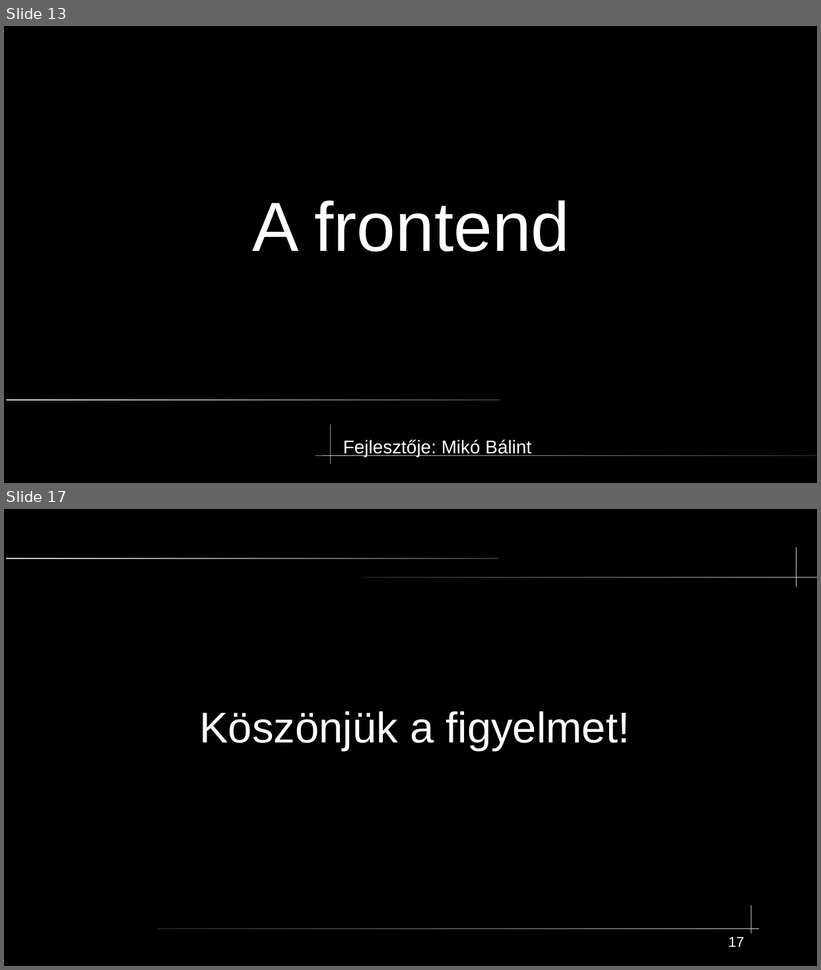
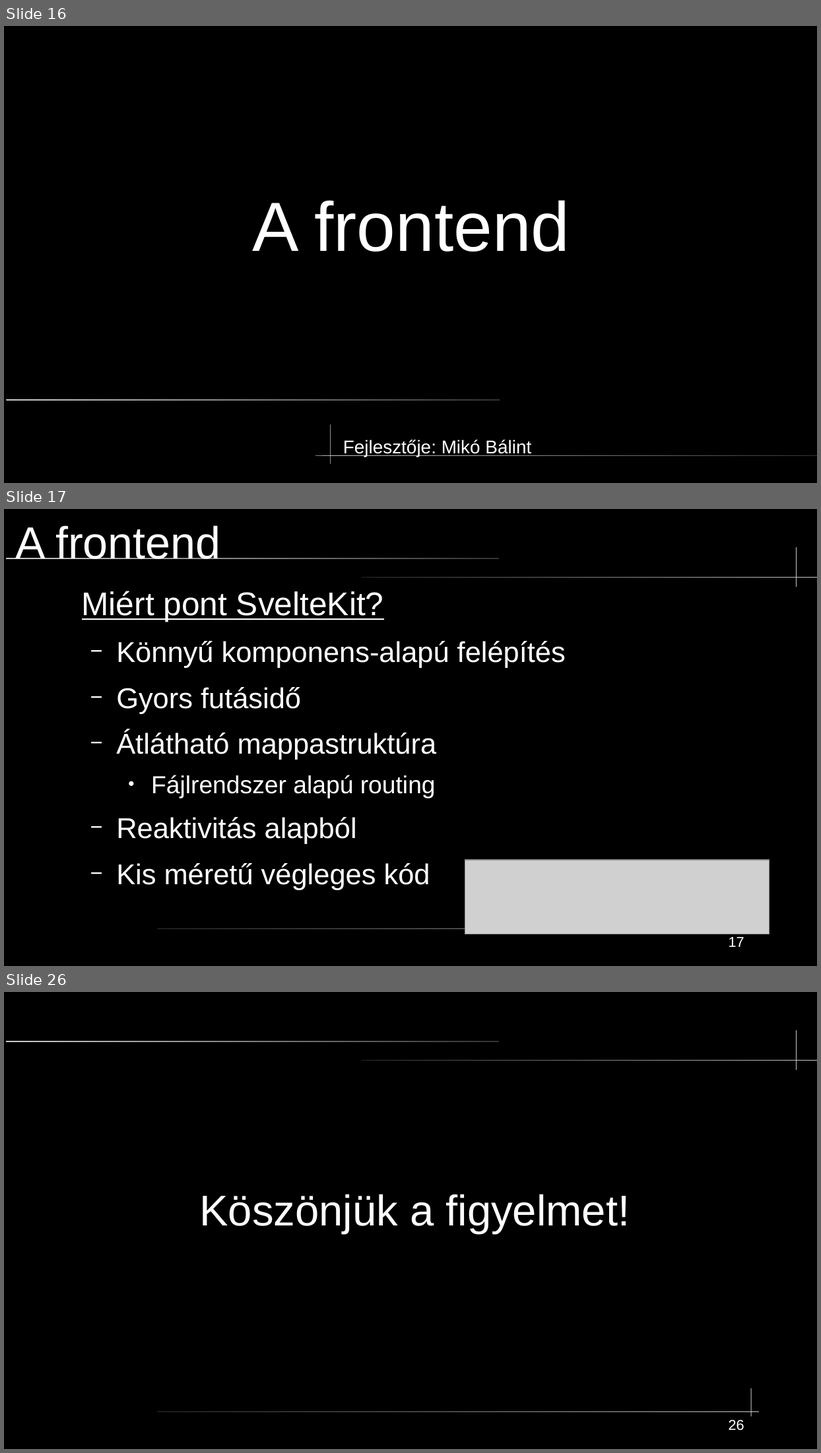
Before and after one commit to mikobalint-szbi/PawnHub, a slide deck: [Developer]/PPT/technikai prezentáció.odp. Shown one above the other, each under a label of ours: slides 13 and 17 before the commit, slides 16, 17 and 26 after it; the slides between them are not shown. The pictures are 821x970 and 821x1453 pixels, drawn with LibreOffice and Linux fonts; fonts in the diff are those of the drawing; grey boxes stand for pictures. Boxes give left, top, right and bottom in pixels: in the first picture for what was removed or moved away, otherwise in the second. Text is boxed around its words. In the diff, an @@ line names an element or a change of style, - is before the commit and + after.

```diff
--- a/[Developer]/PPT/technikai prezentáció.odp
+++ b/[Developer]/PPT/technikai prezentáció.odp
@@ slide 17 added at <box>4,509,817,966</box>, background #000000; not listed: 5 template elements that a slide beside it also shows @@
@@ title added at <box>16,525,220,559</box>, 44 pt, text #FFFFFF @@
+A frontend
@@ text added at <box>82,591,566,890</box>, 28 pt, text #FFFFFF @@
+Miért pont SvelteKit?
+  − Könnyű komponens-alapú felépítés
+  − Gyors futásidő
+  − Átlátható mappastruktúra
+    ● Fájlrendszer alapú routing
+  − Reaktivitás alapból
+  − Kis méretű végleges kód
@@ picture added at <box>465,860,770,935</box> @@
@@ page number added at <box>729,937,745,947</box>, 14 pt, text #FFFFFF @@
+17
@@ what was slide 13 is now slide 16 @@
@@ what was slide 17 is now slide 26 @@
@@ page number at <box>729,1420,745,1431</box>: text changed @@
-17
+26
```
Also in this commit, not shown: 6 slides changed, 10 other slides added, 2 slides removed.
